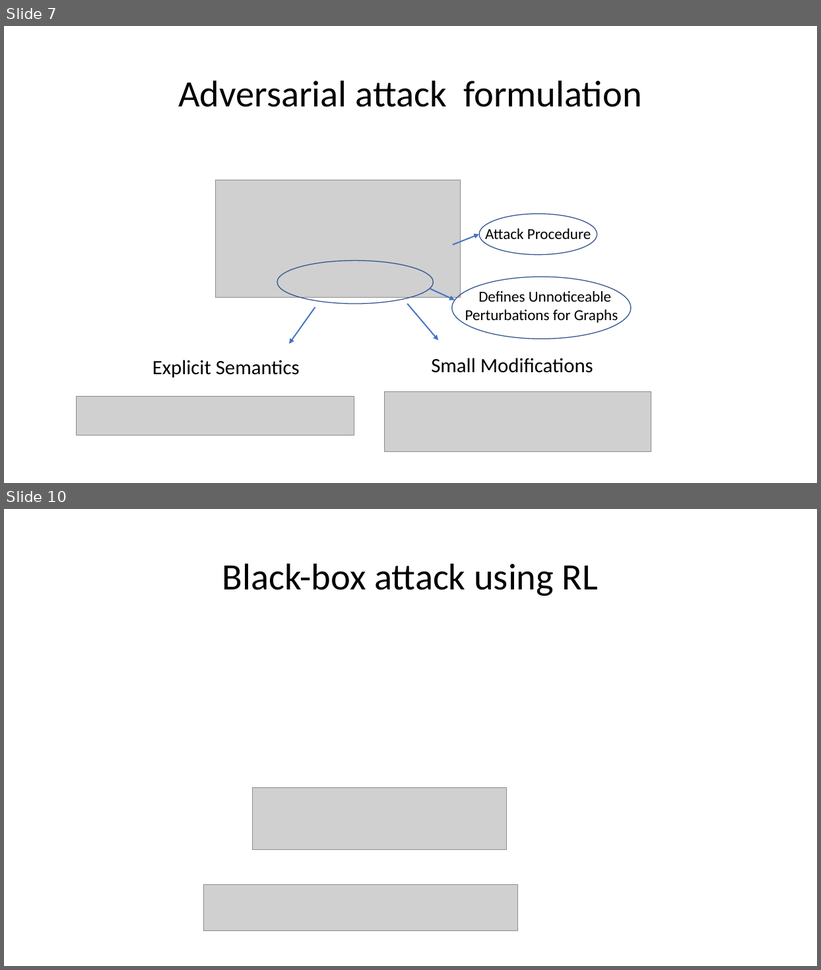
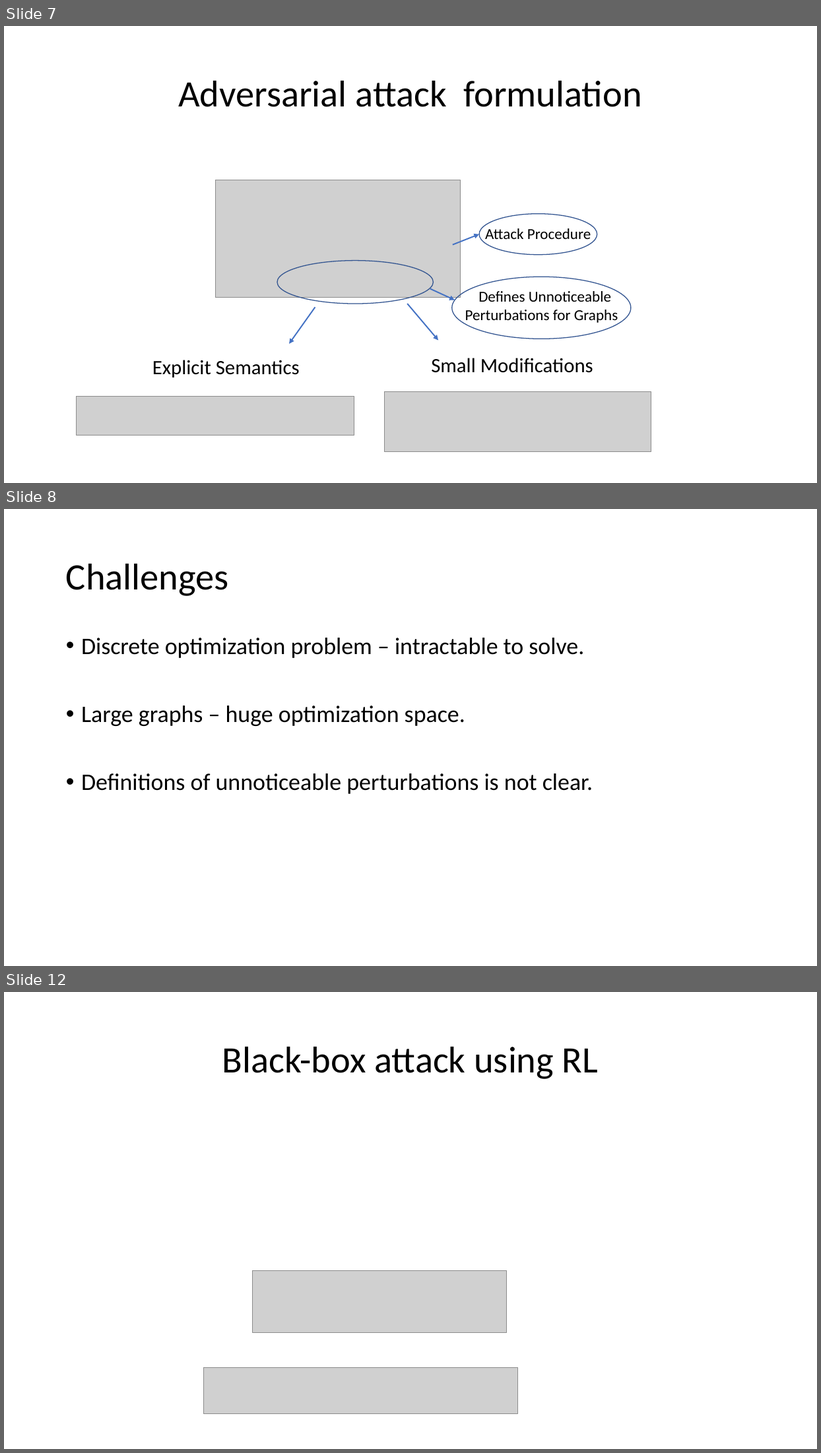
Before and after one commit to aisecure/aisecure.github.io, a slide deck: TEACHING/files/2019/1029/CS598AML_AmishGoel.pptx. Shown one above the other, each under a label of ours: slides 7 and 10 before the commit, slides 7, 8 and 12 after it; the slides between them are not shown. The pictures are 821x970 and 821x1453 pixels, drawn with LibreOffice and Linux fonts; fonts in the diff are those of the drawing; grey boxes stand for pictures. Boxes give left, top, right and bottom in pixels: in the first picture for what was removed or moved away, otherwise in the second. Text is boxed around its words. In the diff, an @@ line names an element or a change of style, - is before the commit and + after.

```diff
--- a/TEACHING/files/2019/1029/CS598AML_AmishGoel.pptx
+++ b/TEACHING/files/2019/1029/CS598AML_AmishGoel.pptx
@@ slide 8 added at (x1=4, y1=509, x2=817, y2=966), background #FFFFFF @@
@@ title added at (x1=66, y1=563, x2=229, y2=596), 44 pt, text #000000 @@
+Challenges
@@ text added at (x1=81, y1=638, x2=593, y2=794), 28 pt, text #000000 @@
+• Discrete optimization problem – intractable to solve.
+• Large graphs – huge optimization space.
+• Definitions of unnoticeable perturbations is not clear.
@@ what was slide 10 is now slide 12 @@
```
Also in this commit, not shown: 5 slides changed, 3 other slides added, 1 slide removed.
